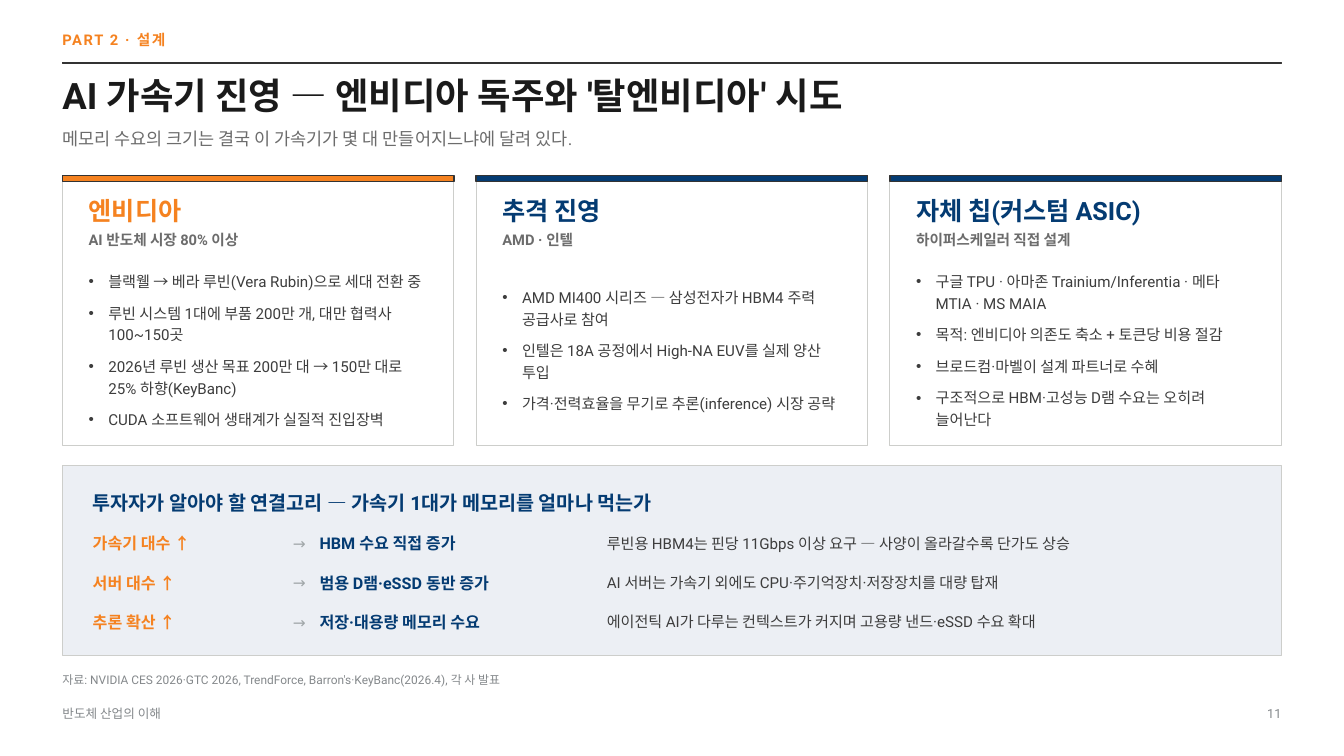
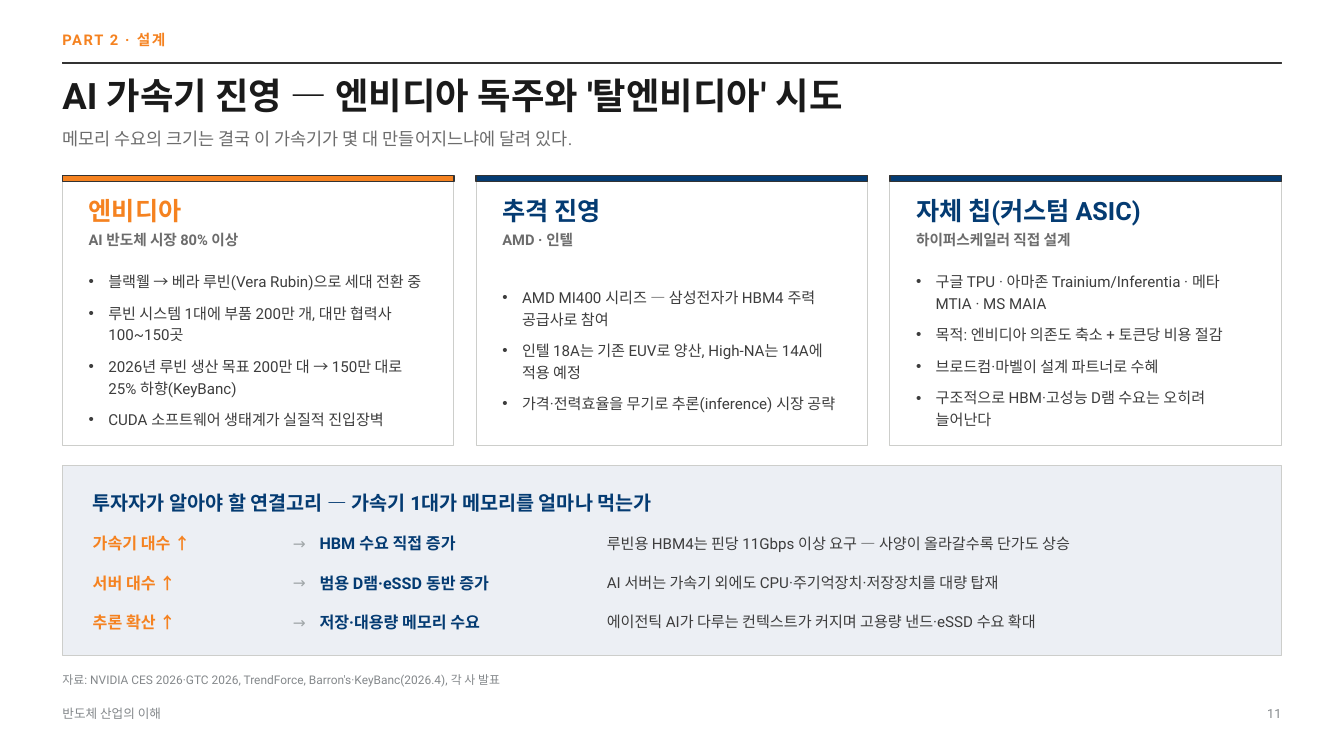
Before and after one commit to hanaroline/work_1, a slide deck: slide 11 of semiconductor_primer_2026/semiconductor_primer_2026_revised.pptx. Drawn at 1344x756 pixels with LibreOffice and Linux fonts; fonts in the diff are those of the drawing. Boxes give left, top, right and bottom in pixels: in the first picture for what was removed or moved away, otherwise in the second. Text is boxed around its words. In the diff, an @@ line names an element or a change of style, - is before the commit and + after.

```diff
--- a/semiconductor_primer_2026/semiconductor_primer_2026_revised.pptx
+++ b/semiconductor_primer_2026/semiconductor_primer_2026_revised.pptx
@@ text at box(522, 343, 823, 379): text changed @@
-• 인텔은 18A 공정에서 High-NA EUV를 실제 양산 투입
+• 인텔 18A는 기존 EUV로 양산, High-NA는 14A에 적용 예정
```
Also in this commit, not shown: 7 other slides changed, 1 other file.
